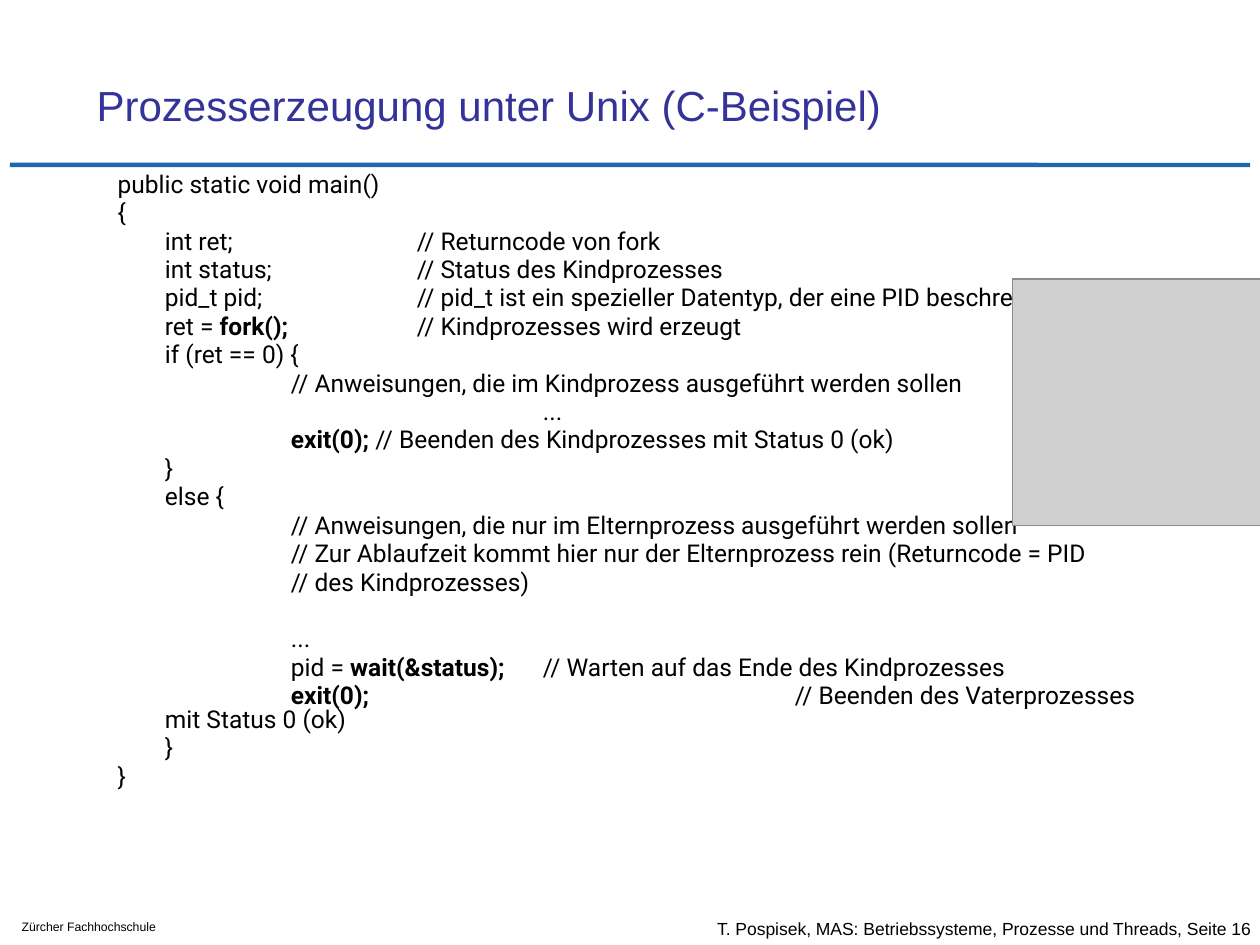
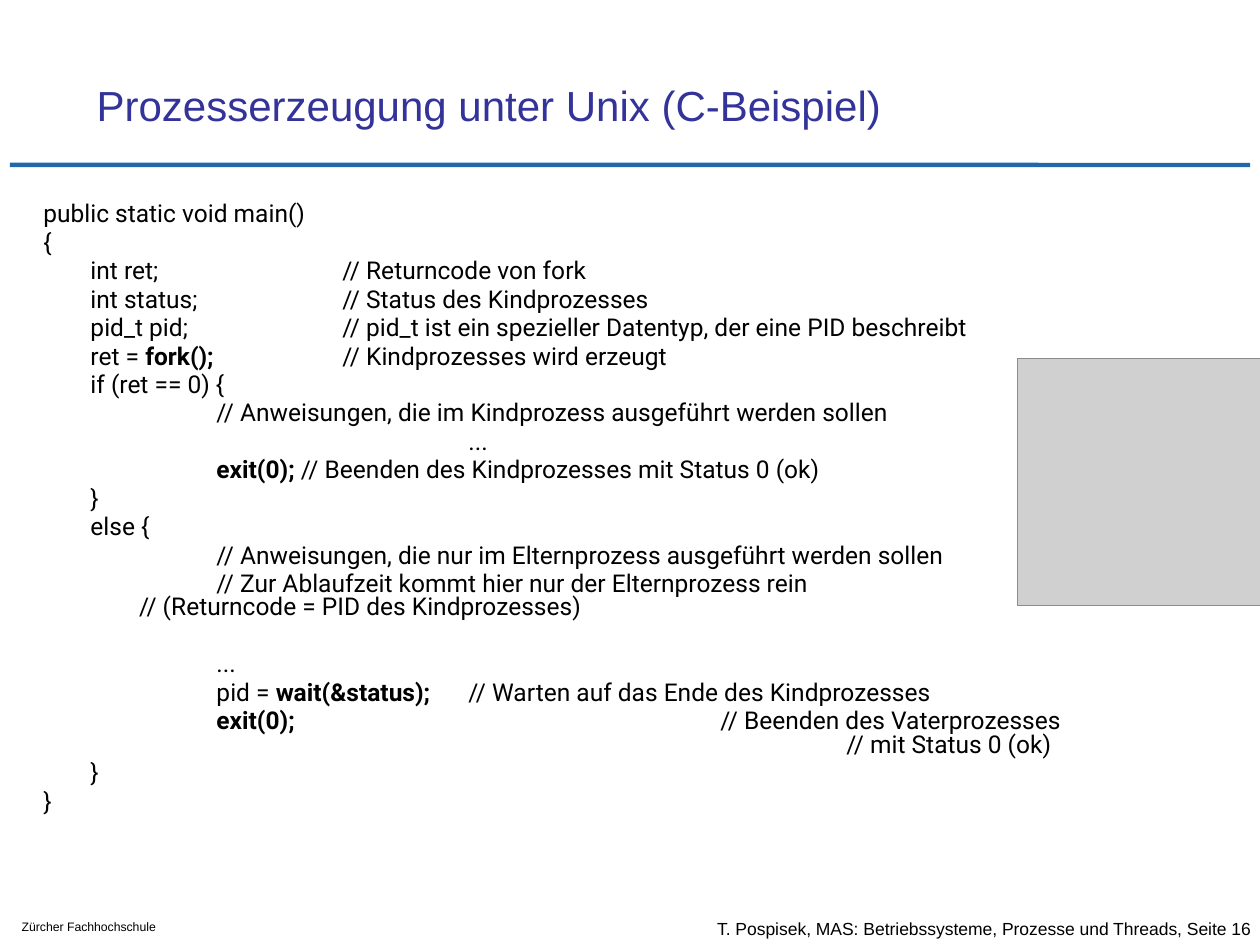
Before and after one commit to tpo/betriebssysteme, a slide deck: slide 16 of 05-2_Prozesse_und_Threads.odp. Drawn at 1260x945 pixels with LibreOffice and Linux fonts; fonts in the diff are those of the drawing; grey boxes stand for pictures; background and template pictures are left out. Boxes give left, top, right and bottom in pixels: in the first picture for what was removed or moved away, otherwise in the second. Text is boxed around its words. In the diff, an @@ line names an element or a change of style, - is before the commit and + after.

```diff
--- a/05-2_Prozesse_und_Threads.odp
+++ b/05-2_Prozesse_und_Threads.odp
@@ text "public static void main()": place and size @@
-text "public static void main()" at box(118, 173, 1134, 709)
+text "public static void main()" at box(43, 202, 1060, 759)
@@ picture: place and size @@
-picture at box(1013, 280, 1260, 527)
+picture at box(1018, 359, 1260, 606)
@@ text at box(163, 573, 808, 621): text changed @@
-// Zur Ablaufzeit kommt hier nur der Elternprozess rein (Returncode = PID
-// des Kindprozesses)
+// Zur Ablaufzeit kommt hier nur der Elternprozess rein
+// (Returncode = PID des Kindprozesses)
@@ text at box(744, 710, 1060, 759): text changed @@
-exit(0); // Beenden des Vaterprozesses mit Status 0 (ok)
+exit(0); // Beenden des Vaterprozesses
+// mit Status 0 (ok)
```
Also in this commit, not shown: 4 other slides changed, 2 other files.
